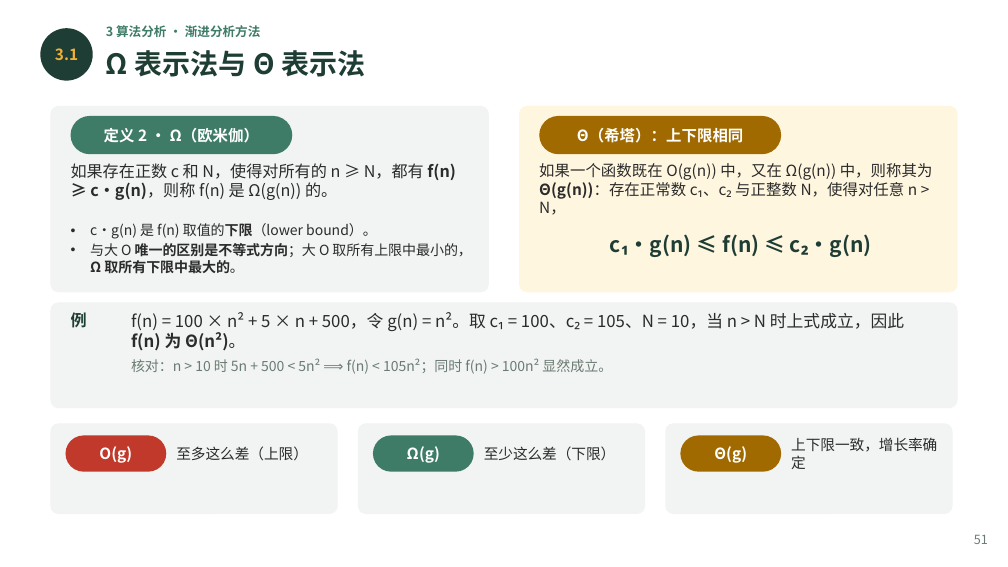
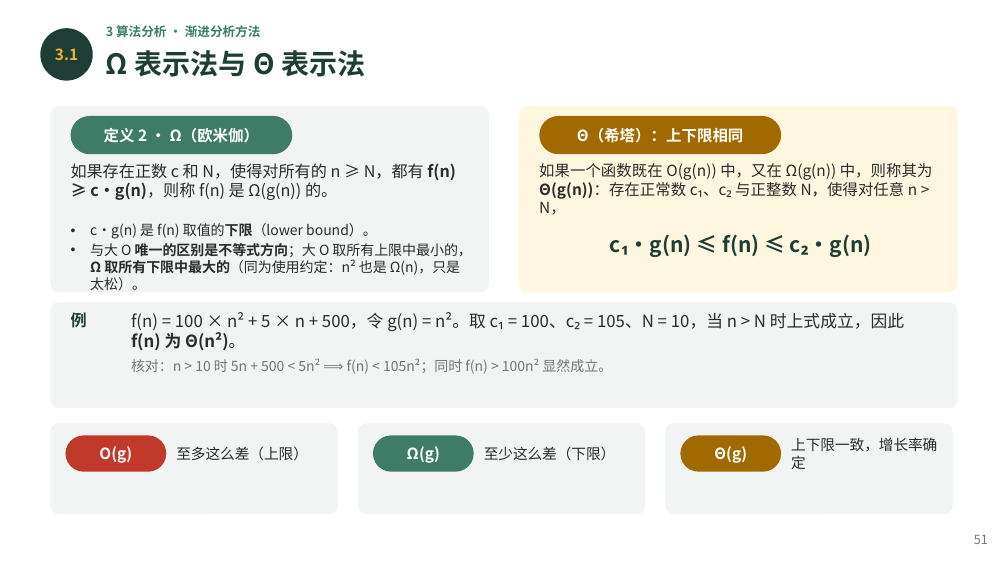
Before and after one commit to GMyhf/2026fall-cs201cq, a slide deck: slide 51 of courseware/202609_DSA_01_ADT_Floyd_Complexity.pptx. Drawn at 1008x567 pixels with LibreOffice and Linux fonts; fonts in the diff are those of the drawing. Boxes give left, top, right and bottom in pixels: in the first picture for what was removed or moved away, otherwise in the second. Text is boxed around its words. In the diff, an @@ line names an element or a change of style, - is before the commit and + after.

```diff
--- a/courseware/202609_DSA_01_ADT_Floyd_Complexity.pptx
+++ b/courseware/202609_DSA_01_ADT_Floyd_Complexity.pptx
@@ text at <box>90,243,472,290</box>: text changed; bold off @@
-• 与大 O 唯一的区别是不等式方向；大 O 取所有上限中最小的，Ω 取所有下限中最大的。
+• 与大 O 唯一的区别是不等式方向；大 O 取所有上限中最小的，Ω 取所有下限中最大的（同为使用约定：n² 也是 Ω(n)，只是太松）。
```
Also in this commit, not shown: 15 other slides changed.
